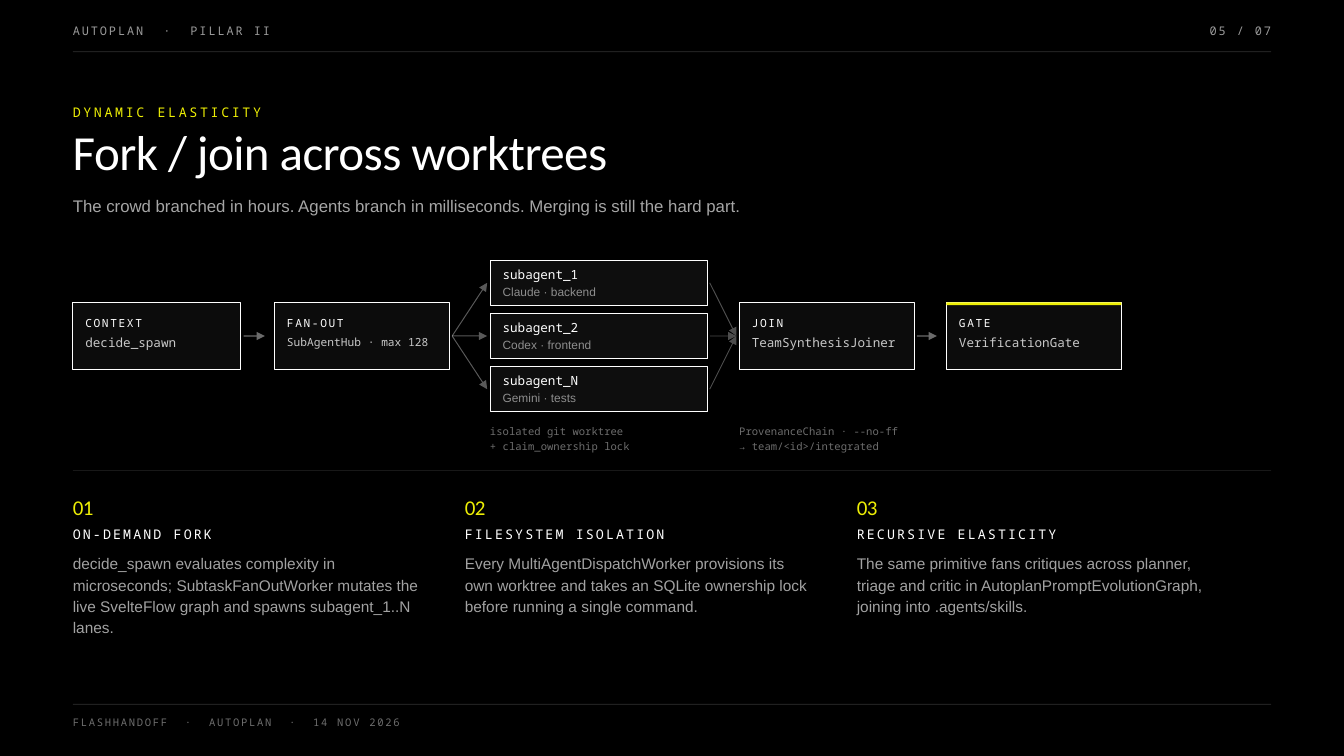
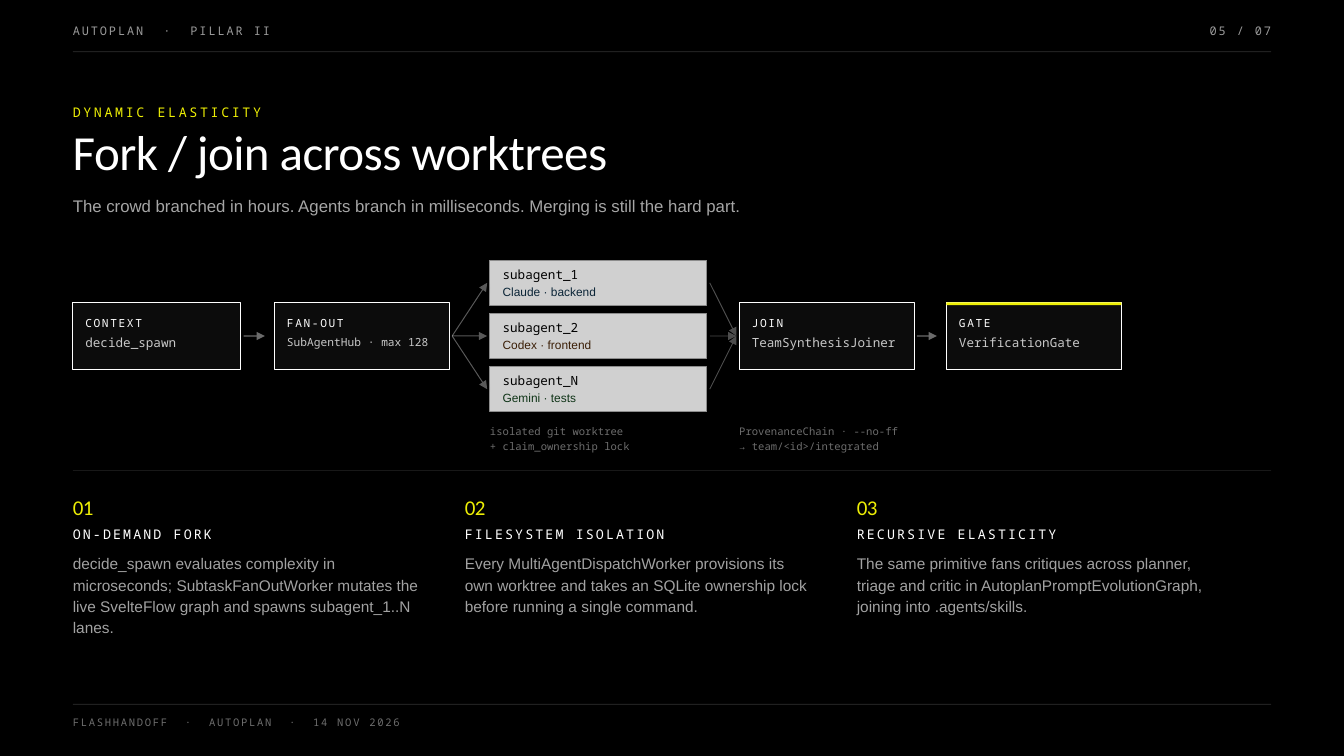
Before and after one commit to maceip/autoplan, a slide deck: slide 5 of preso/FlashHandoff.pptx. Drawn at 1344x756 pixels with LibreOffice and Linux fonts; fonts in the diff are those of the drawing; grey boxes stand for pictures. Boxes give left, top, right and bottom in pixels: in the first picture for what was removed or moved away, otherwise in the second. Text is boxed around its words. In the diff, an @@ line names an element or a change of style, - is before the commit and + after.

```diff
--- a/preso/FlashHandoff.pptx
+++ b/preso/FlashHandoff.pptx
@@ rectangle removed at bbox=[490, 260, 707, 304] @@
@@ picture added at bbox=[490, 260, 707, 304] @@
@@ text "Claude · backend" at bbox=[503, 287, 596, 296]: text colour #8E8E8E to #0A2436 @@
@@ rectangle removed at bbox=[490, 314, 707, 358] @@
@@ picture added at bbox=[490, 314, 707, 358] @@
@@ text "Codex · frontend" at bbox=[503, 340, 592, 349]: text colour #8E8E8E to #3A1E06 @@
@@ rectangle removed at bbox=[490, 367, 707, 411] @@
@@ picture added at bbox=[490, 367, 707, 411] @@
@@ text colour #FFFFFF to #000000 in 3 elements at bbox=[503, 269, 579, 282], bbox=[503, 322, 579, 335], bbox=[503, 375, 579, 388] @@
@@ text "Gemini · tests" at bbox=[503, 393, 576, 402]: text colour #8E8E8E to #0E3316 @@
```
Also in this commit, not shown: 4 other slides changed, 35 other files.
